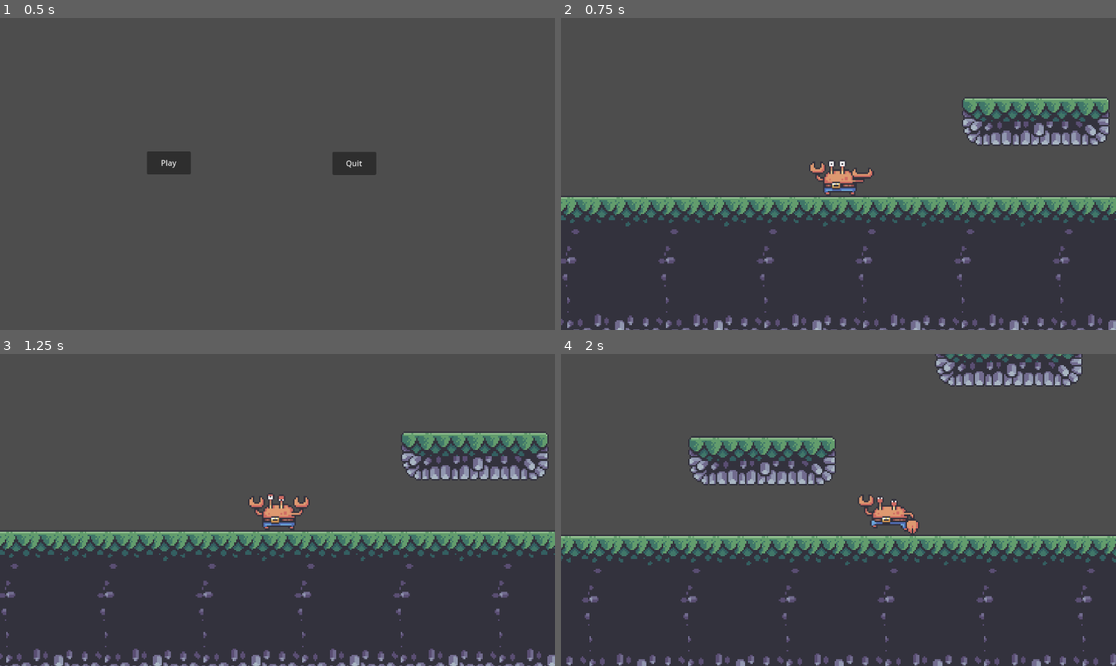
Above: before the commit, frames 1-4 (two rows, left to right).
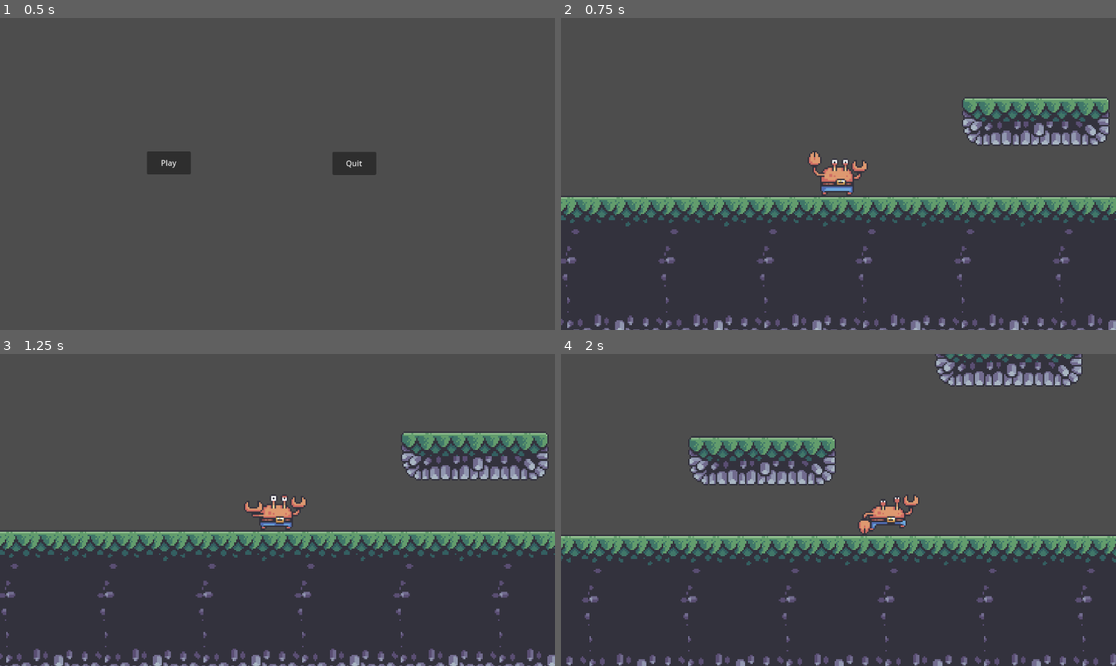
Above: after the commit, the same moments.

Repository: SMR-2023-Summer-Project/2DSideRacer
Game: Godot game, scene res://root/ui/title_screen/title_screen.tscn
The game is run twice, just before and just after one commit, with the same random seed, the same clock (stepped at 60 frames per second) and the same inputs.
Inputs (mouse positions are in pixels of both pictures, inside the frame that each line leads up to):
- Up to frame 1 (0.5 s): no input
- Up to frame 2 (0.75 s): click "Play" at 0.5 s
- Up to frame 3 (1.25 s): no input
- Up to frame 4 (2 s): move the mouse to (960, 494) at 1.27 s; hold Right (ui_right) from 1.28 s (still down); tap Space (swing) at 1.35 s; tap Up (jump) at 1.52, 1.55, 1.82 s

Frame 1 is identical in both runs. In frame 2, 0.7% of the frame differs, in the area x 44-57%, y 42-57%; in frame 3, 0.6%; in frame 4, 0.7%.

Commit message:
Allows the crabby sprite to turn
Adds animations for the crabby sprite facing right.

Diff:
--- a/root/entities/player/player.gd
+++ b/root/entities/player/player.gd
@@ -21,6 +21,8 @@
 
 # Get the gravity from the project settings to be synced with RigidBody nodes.
 var gravity = ProjectSettings.get_setting("physics/2d/default_gravity")
+
+var facingLeft = false
 
 @onready var animatedSprite = $Animations
 func _ready():
@@ -99,19 +101,32 @@
 	for raycast in $Raycast.get_children():
 		if raycast.is_colliding():
 			return raycast.get_collisionn_point()
+#animates the crabby sprite
+func animate_crabby():
+	if velocity.x > 0:
+		facingLeft = false
+	if velocity.x < 0:
+		facingLeft = true
+	if facingLeft:
+		if  is_on_floor() and velocity.x != 0:
+			animatedSprite.animation = "run"
+		else:
+			animatedSprite.animation = "idle"
+		if velocity.y > 0:
+			animatedSprite.animation = "jump"
+		elif velocity.y < 0:
+			animatedSprite.animation = "fall"
+	else:
+		if  is_on_floor() and velocity.x != 0:
+			animatedSprite.animation = "run_right"
+		else:
+			animatedSprite.animation = "idle_right"
+		if velocity.y > 0:
+			animatedSprite.animation = "jump_right"
+		elif velocity.y < 0:
+			animatedSprite.animation = "fall_right"
 
-func animate_crabby():
-	if  is_on_floor() and velocity.x != 0:
-		animatedSprite.animation = "run"
-	else:
-		animatedSprite.animation = "idle"
-	if velocity.y > 0:
-		animatedSprite.animation = "jump"
-	elif velocity.y < 0:
-		animatedSprite.animation = "fall"
-
-
-
+#sets the player back to the most current spawnpoint
 func respawn():
 	if position.y >= 200:
 		position = Global.spawn_point
--- a/root/entities/player/player.tscn
+++ b/root/entities/player/player.tscn
@@ -1,10 +1,14 @@
-[gd_scene load_steps=28 format=3 uid="uid://3iwpe0n7knwo"]
+[gd_scene load_steps=50 format=3 uid="uid://3iwpe0n7knwo"]
 
 [ext_resource type="Script" path="res://root/entities/player/player.gd" id="1_wsm0r"]
-[ext_resource type="Texture2D" uid="uid://bxupci6tjoslo" path="res://root/assets/sprites/entities/crabby/fall.png" id="2_her7o"]
-[ext_resource type="Texture2D" uid="uid://dpa40r3er7vei" path="res://root/assets/sprites/entities/crabby/idle.png" id="2_piy4l"]
-[ext_resource type="Texture2D" uid="uid://dlljm3ab7rva5" path="res://root/assets/sprites/entities/crabby/jump.png" id="4_qqd7g"]
-[ext_resource type="Texture2D" uid="uid://dbafvd60aqr2h" path="res://root/assets/sprites/entities/crabby/run.png" id="5_nuy38"]
+[ext_resource type="Texture2D" uid="uid://c38n1mvv6xo5p" path="res://root/assets/sprites/entities/crabby/fall.png" id="2_her7o"]
+[ext_resource type="Texture2D" uid="uid://ciym7jwml5sn3" path="res://root/assets/sprites/entities/crabby/idle.png" id="2_piy4l"]
+[ext_resource type="Texture2D" uid="uid://cthf2iywa7cis" path="res://root/assets/sprites/entities/crabby/fall_right.png" id="3_160ia"]
+[ext_resource type="Texture2D" uid="uid://brhwr7owacnxn" path="res://root/assets/sprites/entities/crabby/jump.png" id="4_qqd7g"]
+[ext_resource type="Texture2D" uid="uid://ft4yhxlwentj" path="res://root/assets/sprites/entities/crabby/run.png" id="5_nuy38"]
+[ext_resource type="Texture2D" uid="uid://phqliy2gmh4w" path="res://root/assets/sprites/entities/crabby/idle_right.png" id="5_yeiy0"]
+[ext_resource type="Texture2D" uid="uid://cjx0on8uoxmti" path="res://root/assets/sprites/entities/crabby/jump_right.png" id="7_heg7o"]
+[ext_resource type="Texture2D" uid="uid://b4kg2sc7vptyo" path="res://root/assets/sprites/entities/crabby/run_right.png" id="9_rxhy7"]
 
 [sub_resource type="RectangleShape2D" id="RectangleShape2D_rbe6w"]
 size = Vector2(42, 24)
@@ -48,6 +52,42 @@
 [sub_resource type="AtlasTexture" id="AtlasTexture_xg10g"]
 atlas = ExtResource("2_piy4l")
 region = Rect2(144, 0, 72, 32)
+
+[sub_resource type="AtlasTexture" id="AtlasTexture_6jucs"]
+atlas = ExtResource("5_yeiy0")
+region = Rect2(144, 0, 72, 32)
+
+[sub_resource type="AtlasTexture" id="AtlasTexture_18qk6"]
+atlas = ExtResource("5_yeiy0")
+region = Rect2(72, 0, 72, 32)
+
+[sub_resource type="AtlasTexture" id="AtlasTexture_s73cc"]
+atlas = ExtResource("5_yeiy0")
+region = Rect2(144, 32, 72, 32)
+
+[sub_resource type="AtlasTexture" id="AtlasTexture_amjj3"]
+atlas = ExtResource("5_yeiy0")
+region = Rect2(72, 32, 72, 32)
+
+[sub_resource type="AtlasTexture" id="AtlasTexture_nucvl"]
+atlas = ExtResource("5_yeiy0")
+region = Rect2(144, 64, 72, 32)
+
+[sub_resource type="AtlasTexture" id="AtlasTexture_j6io6"]
+atlas = ExtResource("5_yeiy0")
+region = Rect2(72, 64, 72, 32)
+
+[sub_resource type="AtlasTexture" id="AtlasTexture_b2ie5"]
+atlas = ExtResource("5_yeiy0")
+region = Rect2(144, 96, 72, 32)
+
+[sub_resource type="AtlasTexture" id="AtlasTexture_b82e1"]
+atlas = ExtResource("5_yeiy0")
+region = Rect2(72, 96, 72, 32)
+
+[sub_resource type="AtlasTexture" id="AtlasTexture_a1ytf"]
+atlas = ExtResource("5_yeiy0")
+region = Rect2(0, 0, 72, 32)
 
 [sub_resource type="AtlasTexture" id="AtlasTexture_74025"]
 atlas = ExtResource("4_qqd7g")
@@ -61,6 +101,18 @@
 atlas = ExtResource("4_qqd7g")
 region = Rect2(72, 0, 72, 32)
 
+[sub_resource type="AtlasTexture" id="AtlasTexture_m6x2o"]
+atlas = ExtResource("7_heg7o")
+region = Rect2(72, 0, 72, 32)
+
+[sub_resource type="AtlasTexture" id="AtlasTexture_xuv20"]
+atlas = ExtResource("7_heg7o")
+region = Rect2(72, 32, 72, 32)
+
+[sub_resource type="AtlasTexture" id="AtlasTexture_xbml0"]
+atlas = ExtResource("7_heg7o")
+region = Rect2(0, 0, 72, 32)
+
 [sub_resource type="AtlasTexture" id="AtlasTexture_r7mi1"]
 atlas = ExtResource("2_piy4l")
 region = Rect2(0, 0, 72, 32)
@@ -87,6 +139,30 @@
 
 [sub_resource type="AtlasTexture" id="AtlasTexture_v4as7"]
 atlas = ExtResource("5_nuy38")
+region = Rect2(72, 64, 72, 32)
+
+[sub_resource type="AtlasTexture" id="AtlasTexture_mqyg8"]
+atlas = ExtResource("9_rxhy7")
+region = Rect2(0, 0, 72, 32)
+
+[sub_resource type="AtlasTexture" id="AtlasTexture_vjayk"]
+atlas = ExtResource("9_rxhy7")
+region = Rect2(0, 32, 72, 32)
+
+[sub_resource type="AtlasTexture" id="AtlasTexture_bcs6p"]
+atlas = ExtResource("9_rxhy7")
+region = Rect2(0, 64, 72, 32)
+
+[sub_resource type="AtlasTexture" id="AtlasTexture_76vd3"]
+atlas = ExtResource("9_rxhy7")
+region = Rect2(72, 0, 72, 32)
+
+[sub_resource type="AtlasTexture" id="AtlasTexture_u6eu7"]
+atlas = ExtResource("9_rxhy7")
+region = Rect2(72, 32, 72, 32)
+
+[sub_resource type="AtlasTexture" id="AtlasTexture_fugod"]
+atlas = ExtResource("9_rxhy7")
 region = Rect2(72, 64, 72, 32)
 
 [sub_resource type="SpriteFrames" id="SpriteFrames_0n6uc"]
@@ -97,7 +173,15 @@
 }],
 "loop": true,
 "name": &"fall",
-"speed": 10.0
+"speed": 15.0
+}, {
+"frames": [{
+"duration": 1.0,
+"texture": ExtResource("3_160ia")
+}],
+"loop": true,
+"name": &"fall_right",
+"speed": 15.0
 }, {
 "frames": [{
 "duration": 1.0,
@@ -129,7 +213,39 @@
 }],
 "loop": true,
 "name": &"idle",
-"speed": 10.0
+"speed": 15.0
+}, {
+"frames": [{
+"duration": 1.0,
+"texture": SubResource("AtlasTexture_6jucs")
+}, {
+"duration": 1.0,
+"texture": SubResource("AtlasTexture_18qk6")
+}, {
+"duration": 1.0,
+"texture": SubResource("AtlasTexture_s73cc")
+}, {
+"duration": 1.0,
+"texture": SubResource("AtlasTexture_amjj3")
+}, {
+"duration": 1.0,
+"texture": SubResource("AtlasTexture_nucvl")
+}, {
+"duration": 1.0,
+"texture": SubResource("AtlasTexture_j6io6")
+}, {
+"duration": 1.0,
+"texture": SubResource("AtlasTexture_b2ie5")
+}, {
+"duration": 1.0,
+"texture": SubResource("AtlasTexture_b82e1")
+}, {
+"duration": 1.0,
+"texture": SubResource("AtlasTexture_a1ytf")
+}],
+"loop": true,
+"name": &"idle_right",
+"speed": 15.0
 }, {
 "frames": [{
 "duration": 1.0,
@@ -143,7 +259,21 @@
 }],
 "loop": false,
 "name": &"jump",
-"speed": 10.0
+"speed": 15.0
+}, {
+"frames": [{
+"duration": 1.0,
+"texture": SubResource("AtlasTexture_m6x2o")
+}, {
+"duration": 1.0,
+"texture": SubResource("AtlasTexture_xuv20")
+}, {
+"duration": 1.0,
+"texture": SubResource("AtlasTexture_xbml0")
+}],
+"loop": true,
+"name": &"jump_right",
+"speed": 15.0
 }, {
 "frames": [{
 "duration": 1.0,
@@ -153,11 +283,6 @@
 "name": &"neutral",
 "speed": 5.0
 }, {
-"frames": [],
-"loop": true,
-"name": &"new_animation",
-"speed": 5.0
-}, {
 "frames": [{
 "duration": 1.0,
 "texture": SubResource("AtlasTexture_riita")
@@ -179,7 +304,30 @@
 }],
 "loop": true,
 "name": &"run",
-"speed": 10.0
+"speed": 15.0
+}, {
+"frames": [{
+"duration": 1.0,
+"texture": SubResource("AtlasTexture_mqyg8")
+}, {
+"duration": 1.0,
+"texture": SubResource("AtlasTexture_vjayk")
+}, {
+"duration": 1.0,
+"texture": SubResource("AtlasTexture_bcs6p")
+}, {
+"duration": 1.0,
+"texture": SubResource("AtlasTexture_76vd3")
+}, {
+"duration": 1.0,
+"texture": SubResource("AtlasTexture_u6eu7")
+}, {
+"duration": 1.0,
+"texture": SubResource("AtlasTexture_fugod")
+}],
+"loop": true,
+"name": &"run_right",
+"speed": 15.0
 }]
 
 [node name="Player" type="CharacterBody2D"]
@@ -193,7 +341,7 @@
 
 [node name="Animations" type="AnimatedSprite2D" parent="."]
 sprite_frames = SubResource("SpriteFrames_0n6uc")
-animation = &"neutral"
+animation = &"run_right"
 autoplay = "idle"
 
 [node name="Camera2D" type="Camera2D" parent="."]
--- a/root/scenes/demo_scene/Checkpoint.gd
+++ b/root/scenes/demo_scene/Checkpoint.gd
@@ -1,10 +1,10 @@
 # author: Tolib
 extends Area2D
 
-
+#ensures that the function only gets called after a player goes to a checkpoint
 var x = 0
 
-
+#sets the player spawnpoint to the place of the "checkpoint"
 func _on_body_entered(body: Node) -> void:
 
 	if x > 0:
--- a/root/scenes/demo_scene/Global.gd
+++ b/root/scenes/demo_scene/Global.gd
@@ -3,7 +3,7 @@
 
 
 # Called when the node enters the scene tree for the first time.
-var spawn_point = Vector2(-496,32)
+var spawn_point = Vector2(-496,32)#makes a global spawnpoint
 
-func updated_spawn(new_point):
+func updated_spawn(new_point):#Makes a function to change the spawnpoint
 	spawn_point = new_point
Binary file added: root/assets/sprites/entities/crabby/fall_right.png
Binary file added: root/assets/sprites/entities/crabby/idle_right.png
Binary file added: root/assets/sprites/entities/crabby/jump_right.png
Binary file added: root/assets/sprites/entities/crabby/run_right.png
Not shown: 1 places in root/scenes/demo_scene/demo_scene.tscn that only renumber resources
